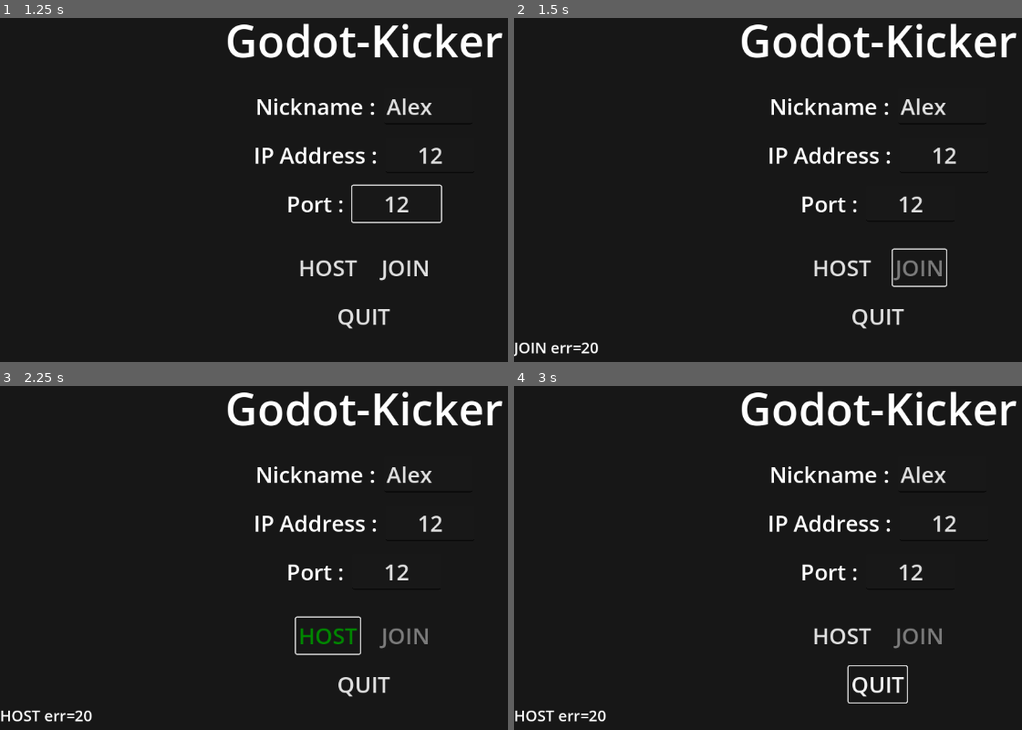
Above: before the commit, frames 1-4 (two rows, left to right).
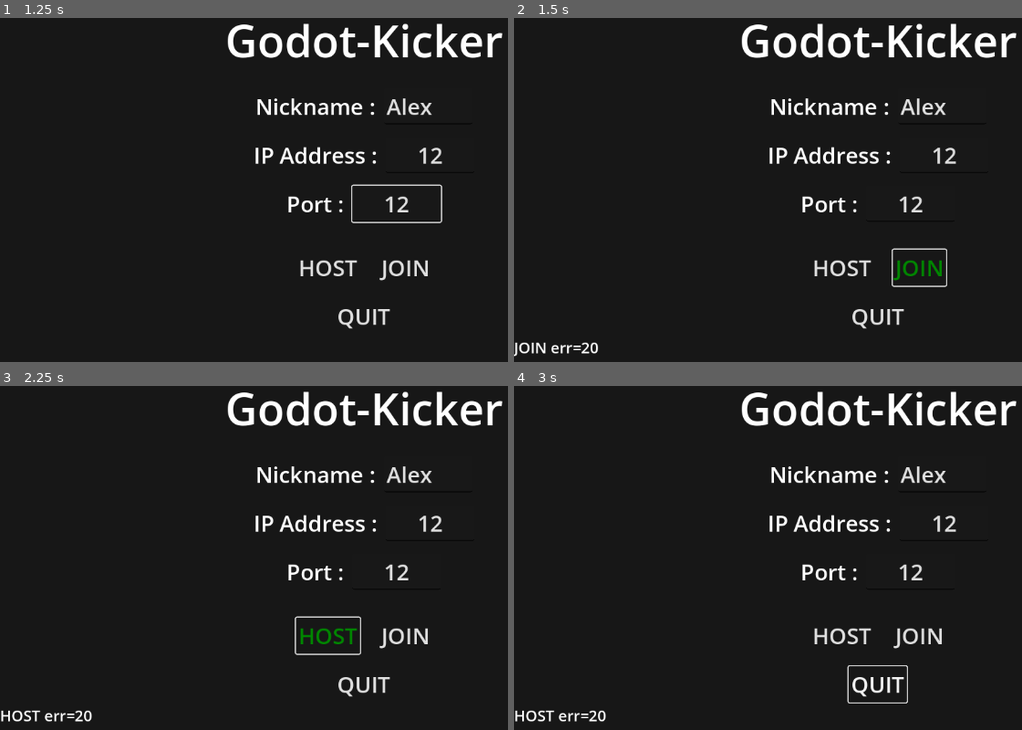
Above: after the commit, the same moments.

Repository: AlyssaSmt/Godot-kicker
Game: Godot game, scene res://main/game.tscn
The game is run twice, just before and just after one commit, with the same random seed, the same clock (stepped at 60 frames per second) and the same inputs.
Inputs (mouse positions are in pixels of both pictures, inside the frame that each line leads up to):
- Up to frame 1 (1.25 s): click (426, 107) at 0.52 s; type "Alex" at 0.6 s; click (431, 155) at 0.75 s; type "12" at 0.83 s; click (396, 203) at 0.98 s; type "12" at 1.07 s
- Up to frame 2 (1.5 s): click "JOIN" at 1.25 s
- Up to frame 3 (2.25 s): click "HOST" at 2 s
- Up to frame 4 (3 s): move the mouse to (outside the picture) at 2.77 s; hold D (move_right) from 2.78 s (still down); hold Shift (shift) from 2.78 s (still down); click (outside the picture) at 2.92 s

Frame 1 is identical in both runs. In frame 2, 0.2% of the frame differs, in the area x 74-85%, y 70-77%; in frame 3, 0.2%; in frame 4, 0.2%.

Commit message:
WIP: checkpoint before setup

Diff:
--- a/MainMenu/multiplayer_menu.gd
+++ b/MainMenu/multiplayer_menu.gd
@@ -70,6 +70,8 @@
 	var err = Net.join(ip, port, name)
 	status_label.text = "JOIN err=%s" % err
 	# lobby öffnet sich bei connected_to_server über Signal
+	if err != OK:
+		join_btn.disabled = false
 
 
 func _on_quit_pressed() -> void:
@@ -174,6 +176,11 @@
 	# Net.leave() -> wenn du das noch baust
 	menu.visible = true
 	lobby.visible = false
+	# Re-enable join/host buttons so user can try again
+	if join_btn:
+		join_btn.disabled = false
+	if host_btn:
+		host_btn.disabled = false
 
 func _force_itemlist_visible(list: ItemList) -> void:
 	if list == null:
--- a/main/main.gd
+++ b/main/main.gd
@@ -58,6 +58,7 @@
 	# PauseMenu Signale
 	pause_menu.request_reset.connect(_on_reset_requested)
 	pause_menu.request_forfeit.connect(_on_forfeit_requested)
+	pause_menu.request_resume.connect(_on_resume_requested)
 
 	match_running = false
 
@@ -93,8 +94,12 @@
 	# (Optional) here you can set team_name_local:
 	# pause_menu.team_name_local = "Team Blue"  # or "Team Red"
 
+	# Network-aware: ask host to open the pause menu for everyone
 	pause_menu.set_votes(reset_vote_a, reset_vote_b)
-	pause_menu.open_menu()
+	if multiplayer.multiplayer_peer != null:
+		rpc("_rpc_request_pause", true)
+	else:
+		pause_menu.open_menu()
 
 
 func _on_reset_requested(team_name: String, wants_reset: bool) -> void:
@@ -109,9 +114,12 @@
 
 	pause_menu.set_votes(reset_vote_a, reset_vote_b)
 
+	# If we're in multiplayer, send reset request to host (host will tally votes)
+	if multiplayer.multiplayer_peer != null:
+		rpc("_rpc_request_reset", team_name, wants_reset)
+		return
+
 	if reset_vote_a and reset_vote_b:
-		if multiplayer.multiplayer_peer != null and !multiplayer.is_server():
-			return
 		_do_full_reset()
 		_rpc_full_reset()
 
@@ -148,10 +156,25 @@
 
 	pause_menu.close_menu()
 
+	# If we're in multiplayer, send request to host to execute forfeit for everyone
+	if multiplayer.multiplayer_peer != null:
+		rpc("_rpc_request_forfeit", t)
+		return
+
 	if match_manager:
 		match_manager.forfeit(t)
 	else:
-			push_warning("⚠️ MatchManager not found.")
+		push_warning("⚠️ MatchManager not found.")
+
+
+func _on_resume_requested() -> void:
+	# Ask host to resume for all players (host will broadcast)
+	if multiplayer.multiplayer_peer != null:
+		rpc("_rpc_request_resume")
+	else:
+		# singleplayer: just close locally
+		if pause_menu:
+			pause_menu.close_menu()
 
 
 
@@ -263,13 +286,82 @@
 	# Team A schaut von "links" (z.B. von -Z Richtung +Z)
 	# Team B schaut von "rechts" (von +Z Richtung -Z)
 	if my_team == "A":
-		cam_root.global_position = Vector3(0, 18, -60)
+		cam_root.global_position = Vector3(0, 20, -50)
 		cam_root.look_at(Vector3(0, 0, 0), Vector3.UP)
 	else:
-		cam_root.global_position = Vector3(0, 18, 60)
+		cam_root.global_position = Vector3(0, 20, 50)
 		cam_root.look_at(Vector3(0, 0, 0), Vector3.UP)
 
 	print("Camera set for team:", my_team)
+
+# -------------------------
+# Networked UI actions (requests -> host -> broadcast)
+# -------------------------
+
+@rpc("any_peer", "reliable")
+func _rpc_request_forfeit(team_name: String) -> void:
+	# everyone can request; host is authoritative and will broadcast the forfeit
+	if not multiplayer.is_server():
+		return
+	rpc("_rpc_do_forfeit", team_name)
+
+
+@rpc("authority", "reliable", "call_local")
+func _rpc_do_forfeit(team_name: String) -> void:
+	if match_manager:
+		match_manager.forfeit(team_name)
+
+
+@rpc("any_peer", "reliable")
+func _rpc_request_pause(open: bool) -> void:
+	if not multiplayer.is_server():
+		return
+	rpc("_rpc_set_pause", open)
+
+
+@rpc("authority", "reliable", "call_local")
+func _rpc_set_pause(open: bool) -> void:
+	if pause_menu == null:
+		return
+	if open:
+		pause_menu.open_menu()
+	else:
+		pause_menu.close_menu()
+
+
+@rpc("any_peer", "reliable")
+func _rpc_request_resume() -> void:
+	if not multiplayer.is_server():
+		return
+	rpc("_rpc_set_pause", false)
+
+
+@rpc("any_peer", "reliable")
+func _rpc_request_reset(team_name: String, wants_reset: bool) -> void:
+	# Only host tallies votes and performs reset
+	if not multiplayer.is_server():
+		return
+
+	var t := team_name.strip_edges().to_upper()
+	if t == "TEAM BLUE":
+		reset_vote_a = wants_reset
+	elif t == "TEAM RED":
+		reset_vote_b = wants_reset
+	else:
+		print("⚠️ Unknown team in _rpc_request_reset:", team_name)
+
+	# Broadcast updated votes to all players
+	rpc("_rpc_set_votes", reset_vote_a, reset_vote_b)
+
+	if reset_vote_a and reset_vote_b:
+		_do_full_reset()
+		rpc("_rpc_full_reset")
+
+
+@rpc("authority", "reliable", "call_local")
+func _rpc_set_votes(a: bool, b: bool) -> void:
+	if pause_menu:
+		pause_menu.set_votes(a, b)
 
 
 @rpc("authority", "reliable", "call_local")
--- a/project.godot
+++ b/project.godot
@@ -12,7 +12,7 @@
 
 config/name="Godot-kicker"
 run/main_scene="uid://bdlnu0wb8bc8m"
-config/features=PackedStringArray("4.5", "Forward Plus")
+config/features=PackedStringArray("4.4", "Forward Plus")
 config/icon="res://icon.svg"
 
 [autoload]
Not shown, changed: icon.svg.import
Not shown, added: .github/copilot-instructions.md
